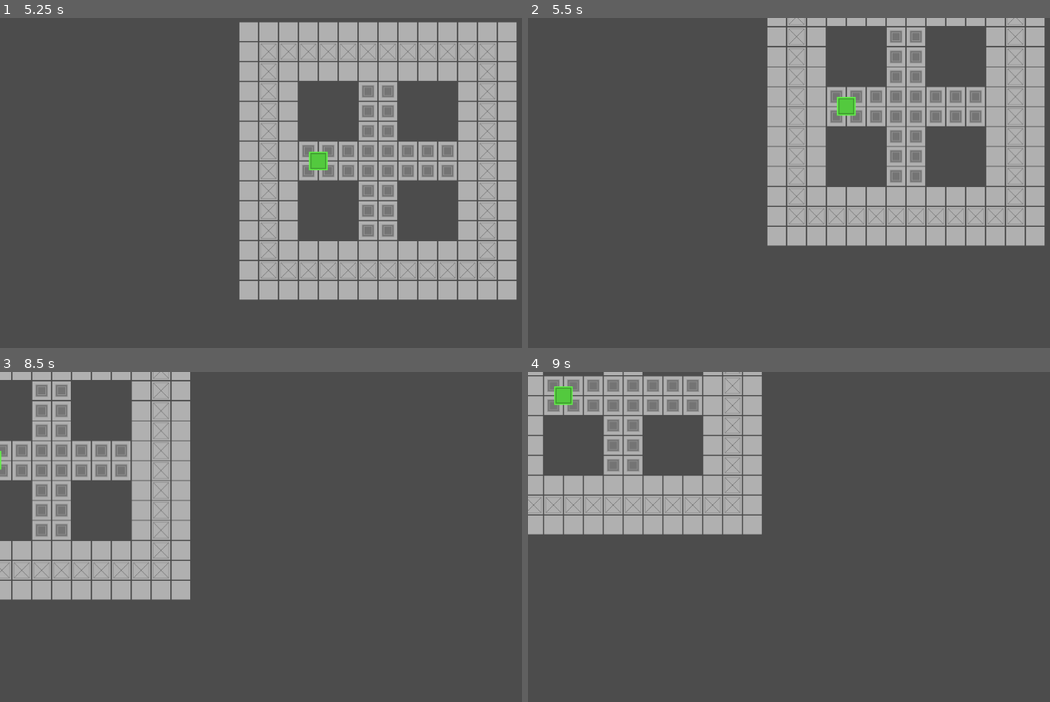
Above: before the commit, frames 1-4 (two rows, left to right).
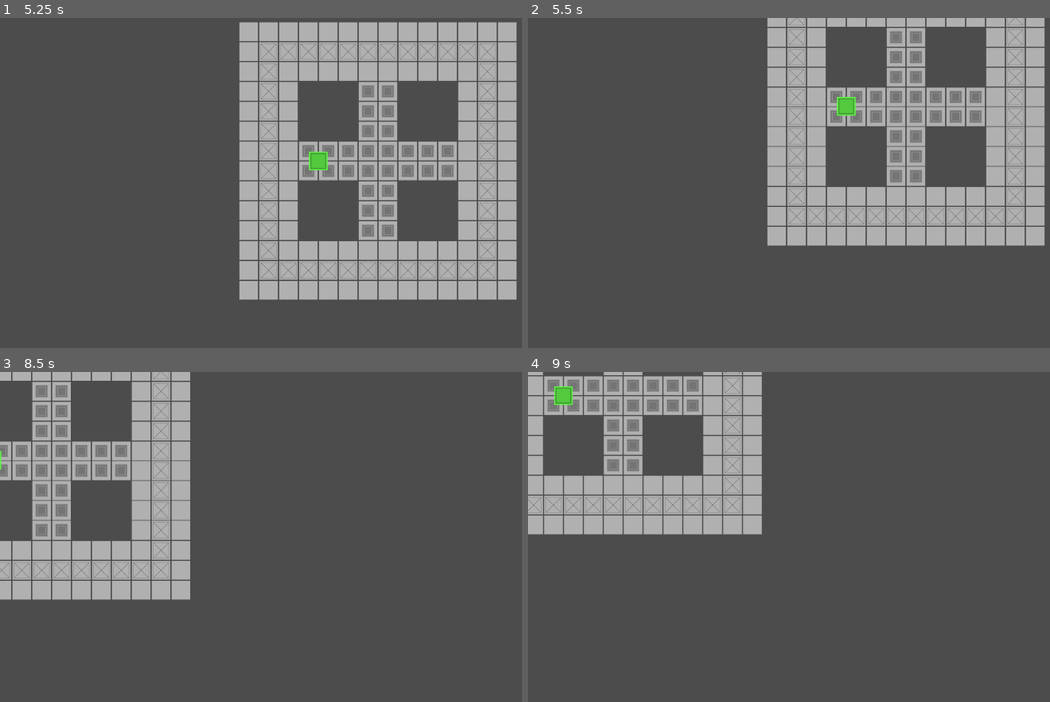
Above: after the commit, the same moments.

Repository: Henelik/HackGame
Game: Godot game, scene res://test.tscn
Two runs of this game, one before a commit and one after it. Both use one fixed random seed, a clock stepped at 60 frames per second and the inputs below.
Inputs (mouse positions are in pixels of both pictures, inside the frame that each line leads up to):
- Up to frame 1 (5.25 s): tap Enter at 0.5 s; hold Right (ui_right) 0.53-1.28 s; click (318, 206) at 0.67 s; move the mouse to (193, 222) at 1.27 s; hold Down (ui_down) 1.28-2.03 s; move the mouse to (381, 123) at 2.02 s; hold Right (ui_right) 2.03-2.78 s; move the mouse to (287, 278) at 2.77 s; hold Up (ui_up) 2.78-3.53 s; click (287, 278) at 2.92 s; move the mouse to (511, 258) at 3.52 s; hold Left (ui_left) 3.53-5.03 s; move the mouse to (125, 150) at 4.27 s; move the mouse to (349, 206) at 5.02 s; hold Down (ui_down) from 5.03 s (still down); click (349, 206) at 5.17 s
- Up to frame 2 (5.5 s): keep holding Down (ui_down)
- Up to frame 3 (8.5 s): move the mouse to (224, 464) at 5.77 s; release Down (ui_down) at 5.78 s; hold Right (ui_right) 5.78-6.53 s; move the mouse to (459, 540) at 6.52 s; hold Up (ui_up) 6.53-7.28 s; move the mouse to (193, 576) at 7.27 s; hold Right (ui_right) 7.28-8.03 s; click (193, 576) at 7.42 s; move the mouse to (381, 477) at 8.02 s; hold Down (ui_down) from 8.03 s (still down)
- Up to frame 4 (9 s): move the mouse to (815, 632) at 8.77 s; release Down (ui_down) at 8.78 s; hold Left (ui_left) from 8.78 s (still down)

Frame 1 is identical in both runs. In frame 2, 0.9% of the frame differs, in the area x 45-99%, y 0-25%; in frame 3, 0.6%; in frame 4, nothing differs.

Commit message:
Added MoveGizmo instancing when selecting programs

Diff:
--- a/MoveGizmo.tscn
+++ b/Databattle/MoveGizmo.tscn
@@ -4,6 +4,7 @@
 [ext_resource path="res://testGrid.png" type="Texture" id=2]
 
 [node name="MoveGizmo" type="Area2D"]
+z_index = 5
 script = ExtResource( 1 )
 
 [node name="Sprite" type="Sprite" parent="."]
--- a/Scripts/programHead.gd
+++ b/Scripts/programHead.gd
@@ -4,6 +4,7 @@
 export(NodePath) var levelRef
 export(int) var tileX
 export(int) var tileY
+var moveGizmos = []
 
 # Called when the node enters the scene tree for the first time.
 func _ready():
@@ -21,4 +22,12 @@
 	and event.pressed:
 		print("Clicked")
 		var levelTiles = get_node(levelRef)
-		print(levelTiles.get_cell(tileX, tileY-2))
+		var gizScene = load("res://Databattle/MoveGizmo.tscn")
+		for i in [[tileX, tileY-1], [tileX, tileY+1], [tileX-1, tileY], [tileX+1, tileY]]:
+			print("Testing " + str(i))
+			if levelTiles.get_cell(i[0], i[1]) > 0:
+				print("Adding tile")
+				moveGizmos.append(gizScene.instance())
+				moveGizmos[-1].position.x = (i[0]+1)*32
+				moveGizmos[-1].position.y = -i[1]*32
+				get_node("/root").add_child(moveGizmos[-1])
--- a/test.tscn
+++ b/test.tscn
@@ -1,6 +1,6 @@
 [gd_scene load_steps=6 format=2]
 
-[ext_resource path="res://camera.tscn" type="PackedScene" id=1]
+[ext_resource path="res://Databattle/DatabattleCamera.tscn" type="PackedScene" id=1]
 [ext_resource path="res://testLevel.tscn" type="PackedScene" id=2]
 [ext_resource path="res://Scripts/programHead.gd" type="Script" id=3]
 [ext_resource path="res://testGrid.png" type="Texture" id=4]
@@ -13,11 +13,14 @@
 
 [node name="TileMap" parent="." instance=ExtResource( 2 )]
 modulate = Color( 0.690196, 0.690196, 0.690196, 1 )
+cell_quadrant_size = 16
 
 [node name="ProgramHead" type="Area2D" parent="."]
 editor/display_folded = true
 script = ExtResource( 3 )
 levelRef = NodePath("../TileMap")
+tileX = 9
+tileY = 4
 
 [node name="Sprite" type="Sprite" parent="ProgramHead"]
 modulate = Color( 0.388235, 0.933333, 0.290196, 1 )
Renamed: camera.tscn -> Databattle/DatabattleCamera.tscn
